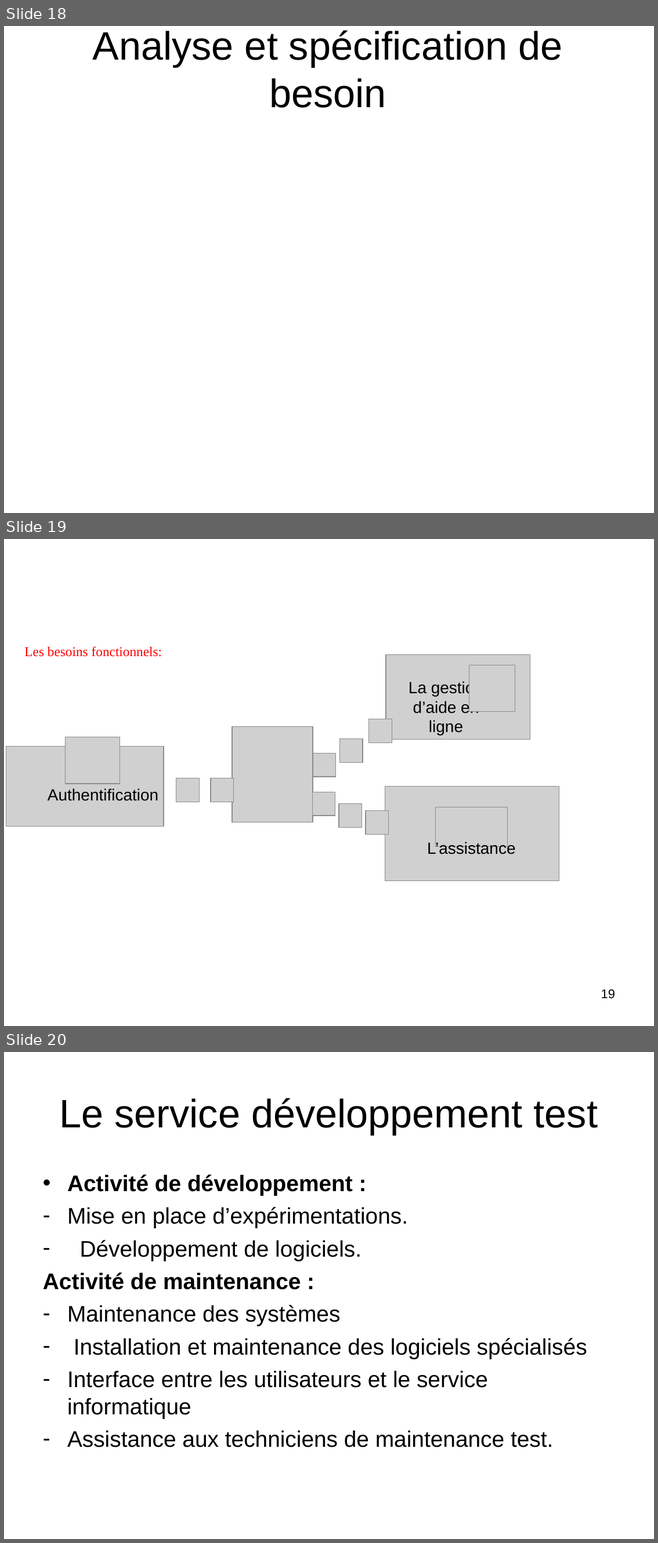
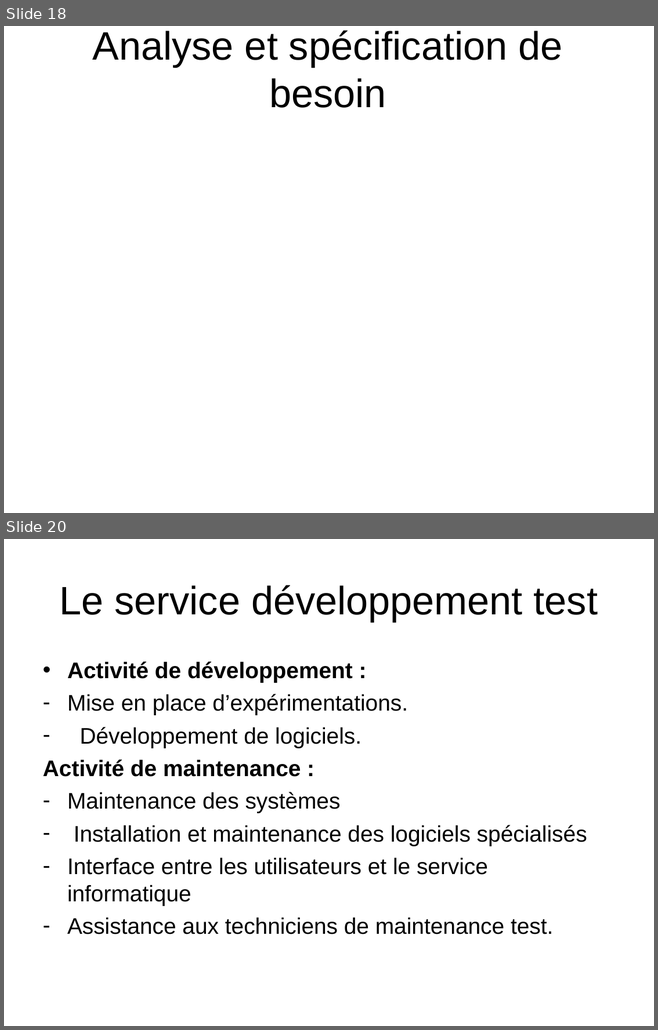
Before and after one commit to HabibAroua/Criminel_dep, a slide deck: documentation/presentation/P1/2734.ppt. Shown one above the other, each under a label of ours: slides 18, 19 and 20 before the commit, slides 18 and 20 after it; the slides between them are not shown. The pictures are 658x1543 and 658x1030 pixels, drawn with LibreOffice and Linux fonts; fonts in the diff are those of the drawing; grey boxes stand for pictures; background and template pictures are left out. Boxes give left, top, right and bottom in pixels: in the first picture for what was removed or moved away, otherwise in the second. Text is boxed around its words. In the diff, an @@ line names an element or a change of style, - is before the commit and + after.

```diff
--- a/documentation/presentation/P1/2734.ppt
+++ b/documentation/presentation/P1/2734.ppt
@@ slide 19 removed at box(4, 539, 654, 1026), background picture (left out) @@
@@ text removed at box(24, 646, 162, 657) @@
-Les besoins fonctionnels:
@@ picture removed at box(386, 654, 530, 739) @@
@@ picture removed at box(469, 665, 514, 711) @@
@@ text removed at box(408, 681, 483, 735) @@
-La gestion d’aide en ligne
@@ picture removed at box(232, 727, 313, 823) @@
@@ picture removed at box(368, 719, 391, 743) @@
@@ picture removed at box(6, 746, 163, 827) @@
@@ picture removed at box(65, 737, 120, 784) @@
@@ picture removed at box(340, 739, 362, 762) @@
@@ picture removed at box(313, 754, 335, 777) @@
@@ picture removed at box(176, 778, 199, 801) @@
@@ picture removed at box(210, 778, 233, 801) @@
@@ text removed at box(48, 788, 158, 801) @@
-Authentification
@@ picture removed at box(312, 792, 335, 816) @@
@@ picture removed at box(384, 787, 558, 881) @@
@@ picture removed at box(339, 804, 361, 827) @@
@@ picture removed at box(365, 811, 388, 835) @@
@@ picture removed at box(436, 808, 507, 847) @@
@@ text removed at box(427, 841, 515, 855) @@
-L’assistance
@@ page number removed at box(601, 989, 615, 999) @@
-19
```
Also in this commit, not shown: 1 slide added.
